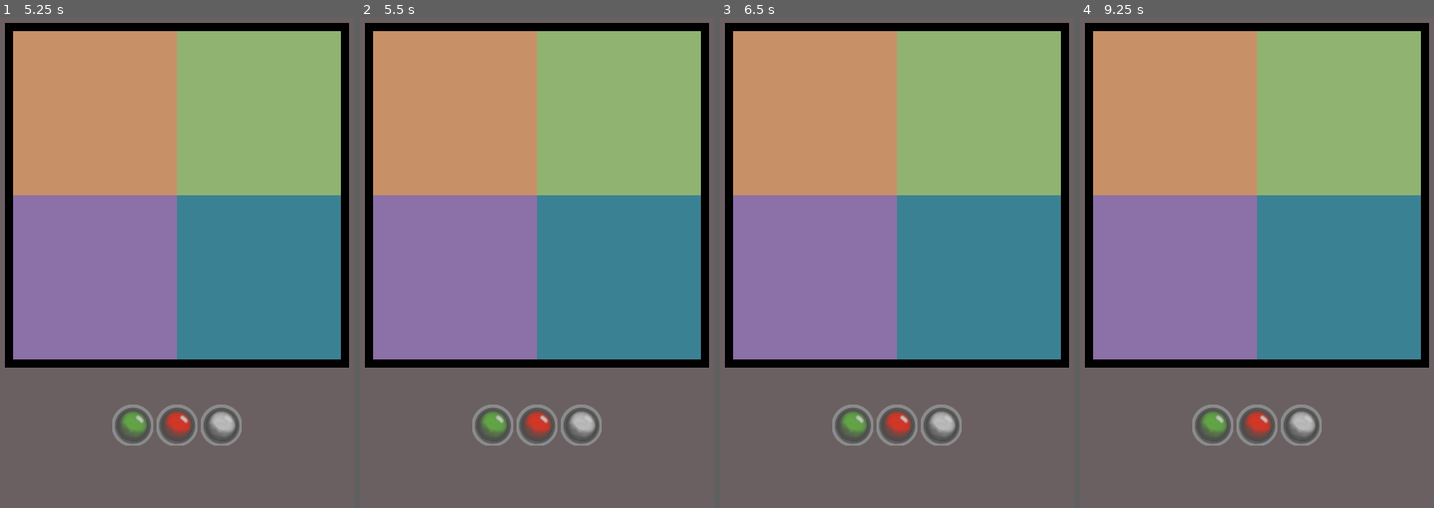
Above: before the commit, frames 1-4 (left to right).
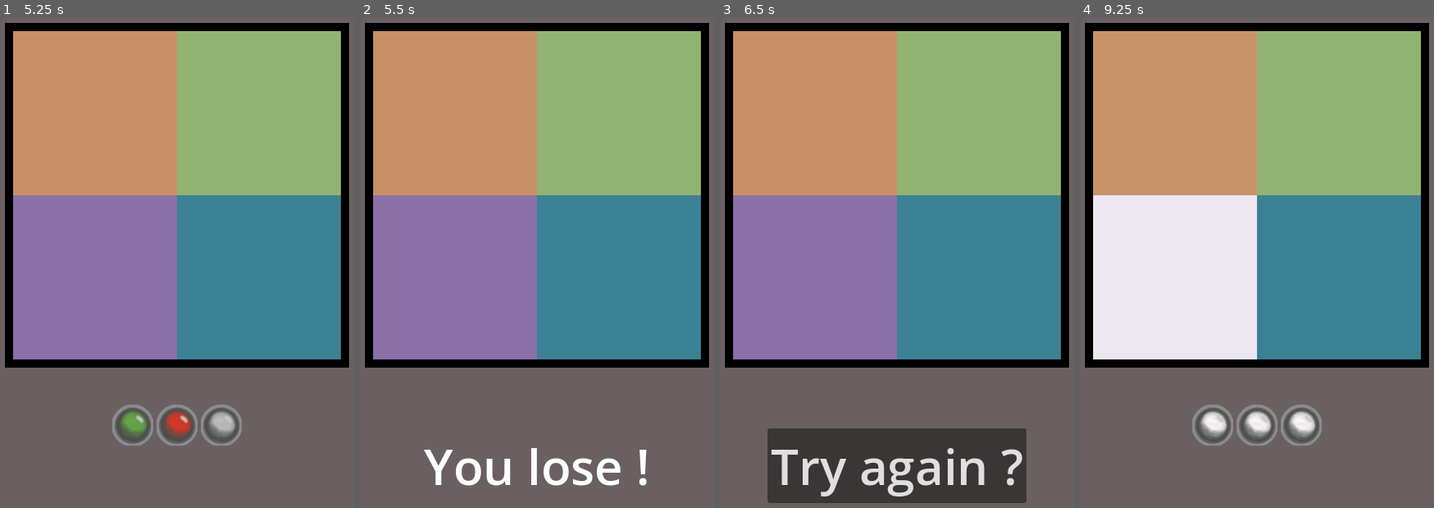
Above: after the commit, the same moments.

Repository: thomas-lefloch/simon_says_godot
Game: Godot game, scene res://main.tscn
Two runs of this game, one before a commit and one after it. Both use one fixed random seed, a clock stepped at 60 frames per second and the inputs below.
Inputs (mouse positions are in pixels of both pictures, inside the frame that each line leads up to):
- Up to frame 1 (5.25 s): click "Start" at 0.5 s; click (258, 277) at 4.25 s; click (258, 111) at 5 s
- Up to frame 2 (5.5 s): no input
- Up to frame 3 (6.5 s): tap Enter at 5.75 s
- Up to frame 4 (9.25 s): click (1257, 463) at 6.5 s, where only the run after the commit has a clickable "Try again ?"

Frame 1 is identical in both runs. In frame 2, 3.3% of the frame differs, in the area x 18-82%, y 78-96%; in frame 3, 12%; in frame 4, 16%, in the area x 3-67%, y 36-86%.

Commit message:
All rounds are playable

Diff:
--- a/main.gd
+++ b/main.gd
@@ -2,7 +2,15 @@
 
 # Number of flashing buttons by round
 @export var rounds: Array[int] = [3, 4, 5, 6, 7]
+
 @export var start_delay : float = 0.5
+@export var message_duration: int = 1
+
+@export var message_delay :float = .3
+@export var lose_message = "You lose !"
+@export var retry_label = "Try again ?"
+@export var win_message = "You win !"
+@export var next_round_label = "Next"
 
 @onready var square_ids : Array[int] = $Square.get_square_ids()
 
@@ -11,6 +19,19 @@
 var selected_squares_in_order : Array[int] = []
 var pressed_square_index = 0
 
+func reset_game_state():
+	current_round = 0
+	selected_squares_in_order = []
+	pressed_square_index = 0
+	$SignalContainer.reset()
+
+func next_round():
+	# we replay the last round ad vitam aeternam
+	if current_round < rounds.size() - 1:
+		current_round += 1
+	selected_squares_in_order = []
+	pressed_square_index = 0
+	$SignalContainer.reset()
 
 func _on_start_button_pressed() -> void:
 	$StartButton.hide()
@@ -33,7 +54,7 @@
 	on_flash_end.wait_time = rounds[current_round] - 1 + $Square.flash_duration_ms / 1000
 	on_flash_end.one_shot = true
 	on_flash_end.timeout.connect(func():
-		$SignalContainer.reset_all_signals()
+		$SignalContainer.clear_all_signals()
 		$Square.enable_all_squares()
 	)
 	add_child(on_flash_end)
@@ -46,10 +67,46 @@
 	else:
 		$Square.disable_all_squares()
 		$SignalContainer.set_signal_state(pressed_square_index, $SignalContainer.SignalState.WRONG)
-		# TODO: display lose message and button to restart all rounds
 
-	if pressed_square_index == rounds[current_round]:
+		# We want the use to see it's mistake before displaying the message
+		var delay_timer = Timer.new()
+		delay_timer.wait_time = message_delay
+		delay_timer.one_shot = true
+		delay_timer.timeout.connect(func():
+			display_message_followed_by_start_button(lose_message, retry_label)
+			reset_game_state()
+		)
+		add_child(delay_timer)
+		delay_timer.start()
+
+
+	if pressed_square_index == rounds[current_round] - 1:
 		$Square.disable_all_squares()
-		# TODO: display win message and button for next round
+		var delay_timer = Timer.new()
+		delay_timer.wait_time = message_delay
+		delay_timer.one_shot = true
+		delay_timer.timeout.connect(func():
+			display_message_followed_by_start_button(win_message, next_round_label)
+			next_round()
+		)
+		add_child(delay_timer)
+		delay_timer.start()
 	else :
 		pressed_square_index += 1
+
+
+func display_message_followed_by_start_button(message: String, button_label: String):
+	$SignalContainer.hide()
+	$StartButton.hide()
+	$Message.text = message
+	$Message.show()
+	var message_timer = Timer.new()
+	message_timer.wait_time = message_duration
+	message_timer.one_shot = true
+	message_timer.timeout.connect(func():
+		$Message.hide()
+		$StartButton.text = button_label
+		$StartButton.show()
+	)
+	add_child(message_timer)
+	message_timer.start()
--- a/main.tscn
+++ b/main.tscn
@@ -46,5 +46,19 @@
 text = "Start
 "
 
+[node name="Message" type="Label" parent="."]
+anchors_preset = 12
+anchor_top = 1.0
+anchor_right = 1.0
+anchor_bottom = 1.0
+offset_top = -199.0
+offset_bottom = -82.0
+grow_horizontal = 2
+grow_vertical = 0
+size_flags_vertical = 8
+theme_override_font_sizes/font_size = 60
+horizontal_alignment = 1
+vertical_alignment = 1
+
 [connection signal="square_pressed" from="Square" to="." method="_on_square_pressed"]
 [connection signal="pressed" from="StartButton" to="." method="_on_start_button_pressed"]
--- a/signal_container.gd
+++ b/signal_container.gd
@@ -34,6 +34,11 @@
 		add_child(sig)
 	show()
 
-func reset_all_signals():
+func clear_all_signals():
 	for child in get_children():
 		child.texture = textureByState[SignalState.DEFAULT]
+
+func reset():
+	for child in get_children():
+		self.remove_child(child)
+		child.queue_free()
